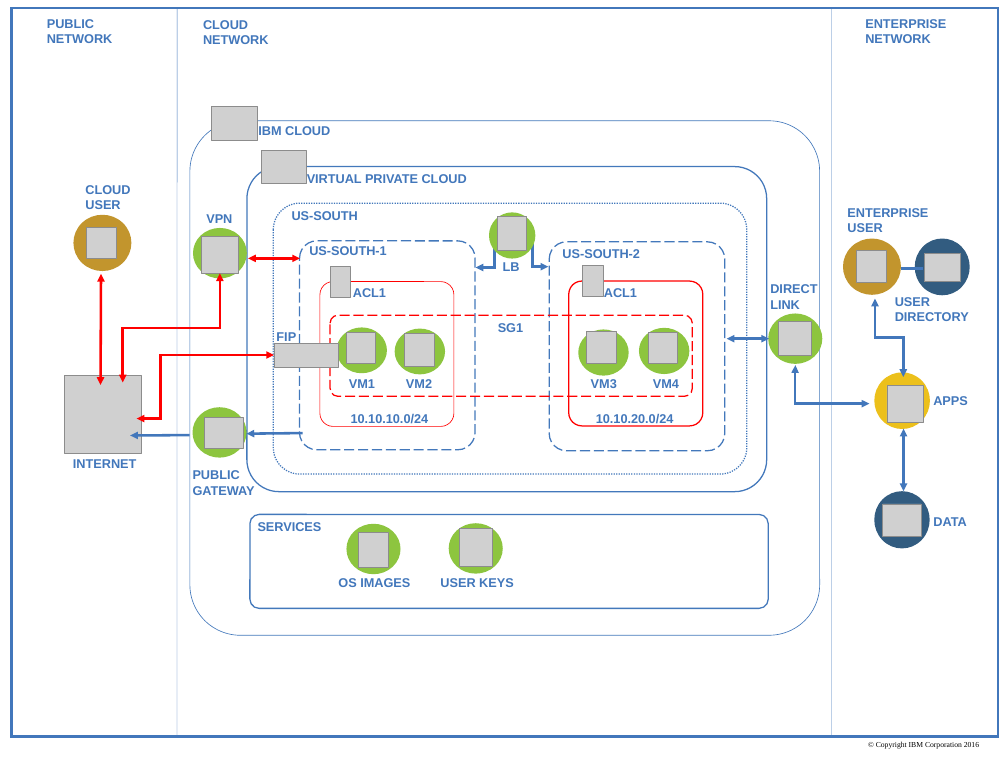
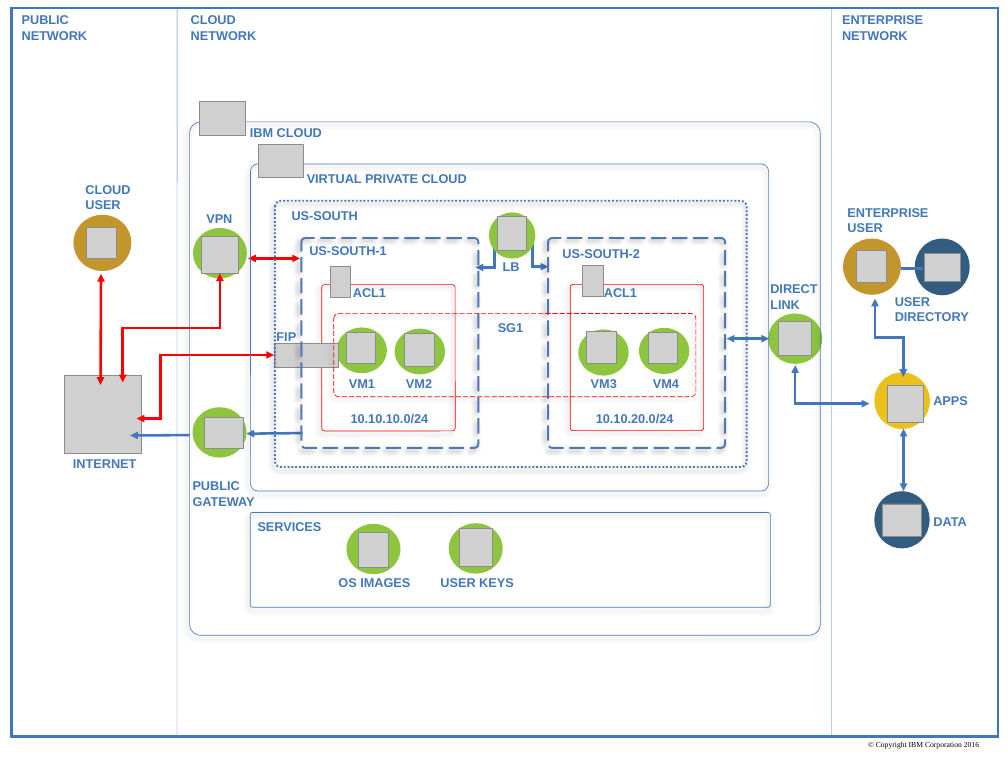
Before and after one commit to ibm-cloud-architecture/ibm-cloud-stencils, a slide deck: slide 3 of powerpoint/templates/VirtualPrivateCloudEditablePPT.pptx. Drawn at 1008x779 pixels with LibreOffice and Linux fonts; fonts in the diff are those of the drawing; grey boxes stand for pictures. Boxes give left, top, right and bottom in pixels: in the first picture for what was removed or moved away, otherwise in the second. Text is boxed around its words. In the diff, an @@ line names an element or a change of style, - is before the commit and + after.

```diff
--- a/powerpoint/templates/VirtualPrivateCloudEditablePPT.pptx
+++ b/powerpoint/templates/VirtualPrivateCloudEditablePPT.pptx
@@ text "PUBLIC": place and size @@
-text "PUBLIC" at (47,19,113,43)
+text "PUBLIC" at (22,15,88,40)
@@ text "CLOUD": place and size @@
-text "CLOUD" at (203,20,269,44)
+text "CLOUD" at (191,15,257,40)
@@ text "ENTERPRISE": place and size @@
-text "ENTERPRISE" at (865,19,946,43)
+text "ENTERPRISE" at (842,15,923,40)
@@ picture: place and size @@
-picture at (212,106,257,141)
+picture at (199,101,245,136)
@@ rounded rectangle at (190,122,820,635): outline #4378BB 0.5 pt to #4E77B6 0.5 pt; shadow on; proportions changed @@
@@ text "IBM CLOUD" rewrapped from (258,126,330,135) to (250,127,322,140) @@
@@ picture: place and size @@
-picture at (262,150,307,183)
+picture at (258,144,303,177)
@@ rounded rectangle at (250,164,768,491): outline #4378BB 1 pt to #4E77B6 0.5 pt; shadow on; proportions changed @@
@@ outline #4378BB 1 pt dashed to #4E77B6 1.5 pt dashed; shadow on; proportions changed in 3 elements at (548,238,725,448), (301,238,478,448), (275,201,747,466) @@
@@ rounded rectangle: place and size @@
-rounded rectangle at (273,203,747,475)
+rounded rectangle at (275,201,747,466)
@@ rounded rectangle: place and size @@
-rounded rectangle at (549,242,725,451)
+rounded rectangle at (548,238,725,448)
@@ rounded rectangle: place and size @@
-rounded rectangle at (320,281,454,426)
+rounded rectangle at (322,285,455,432)
@@ rounded rectangle at (322,285,455,432): shadow on; proportions changed @@
@@ rounded rectangle: place and size @@
-rounded rectangle at (569,281,703,426)
+rounded rectangle at (570,284,704,431)
@@ rounded rectangle at (570,284,704,431): outline #FF0000 1 pt to #FF0000 0.5 pt; shadow on; proportions changed @@
@@ rounded rectangle: place and size @@
-rounded rectangle at (330,315,692,397)
+rounded rectangle at (334,313,696,397)
@@ rounded rectangle at (334,313,696,397): outline #FF0000 1 pt dashed to #FF0000 0.5 pt dashed; shadow on; proportions changed @@
@@ text "PUBLIC": place and size @@
-text "PUBLIC" at (193,470,255,495)
+text "PUBLIC" at (193,481,255,506)
@@ rounded rectangle at (250,512,771,607): outline #4378BB 1 pt to #4E77B6 0.5 pt; shadow on; proportions changed @@
```
Also in this commit, not shown: 1 other slide changed.
